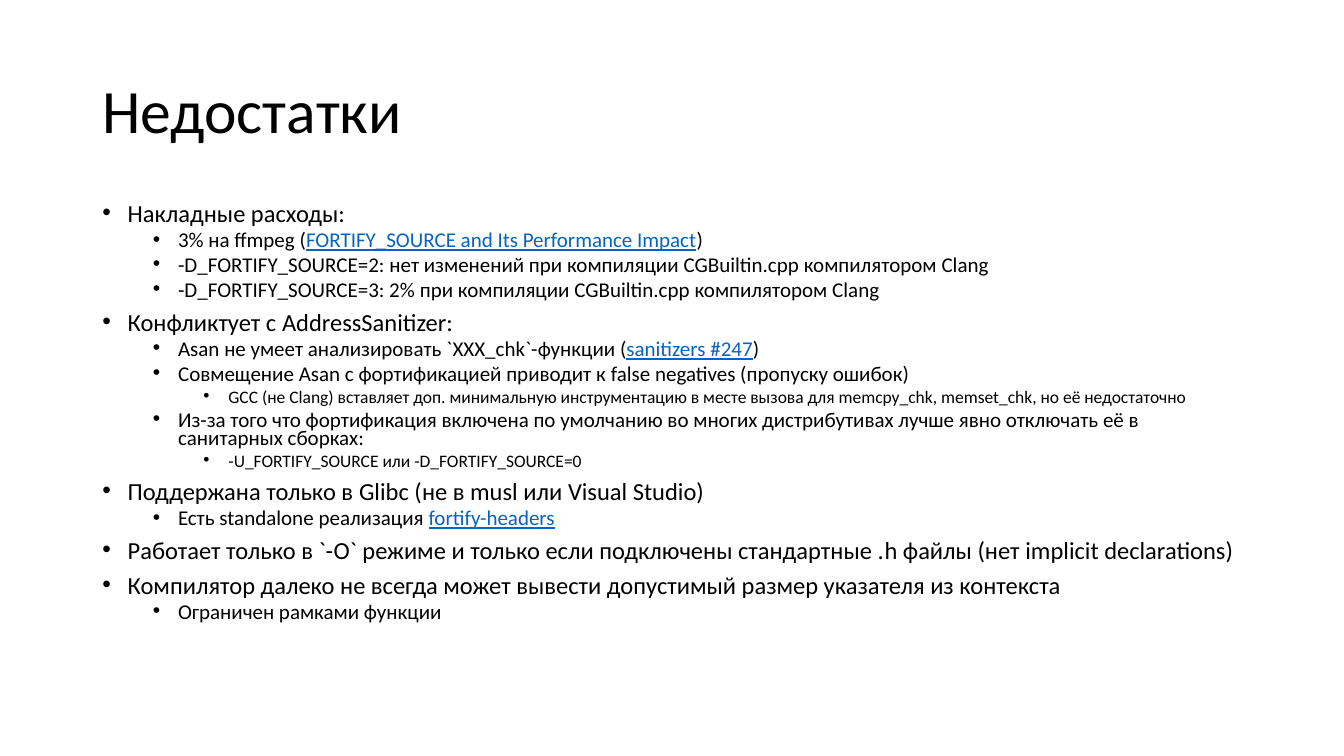
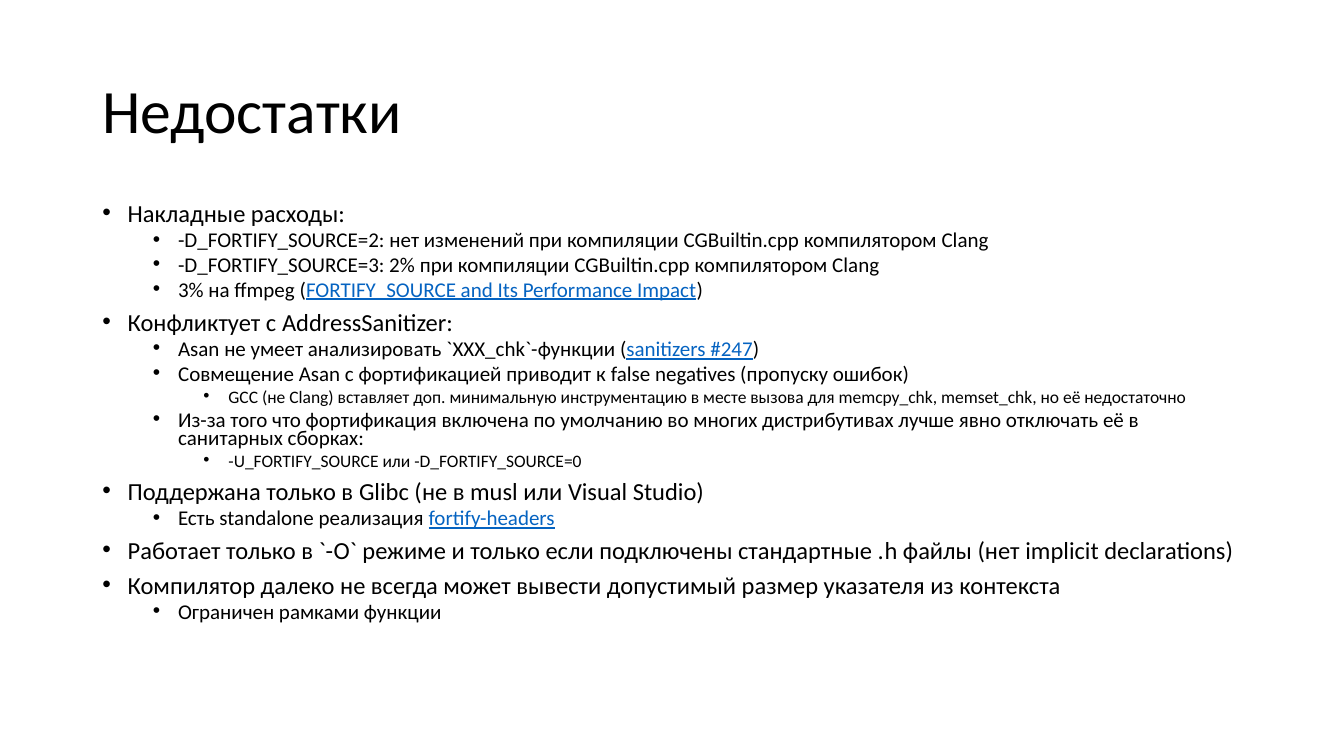
Before and after one commit to yugr/slides, a slide deck: slide 36 of CppZeroCost/2025/RU.pptx (slide 33 before the commit). Drawn at 1344x756 pixels with LibreOffice and Linux fonts; fonts in the diff are those of the drawing. Boxes give left, top, right and bottom in pixels: in the first picture for what was removed or moved away, otherwise in the second. Text is boxed around its words. In the diff, an @@ line names an element or a change of style, - is before the commit and + after.

```diff
--- a/CppZeroCost/2025/RU.pptx
+++ b/CppZeroCost/2025/RU.pptx
@@ text at <box>178,232,703,251</box>: paragraph removed @@
-  • 3% на ffmpeg (FORTIFY_SOURCE and Its Performance Impact)
@@ text at <box>178,282,703,301</box>: paragraph added @@
+  • 3% на ffmpeg (FORTIFY_SOURCE and Its Performance Impact)
```
Also in this commit, not shown: 11 other slides changed, 5 slides added, 6 other files.
